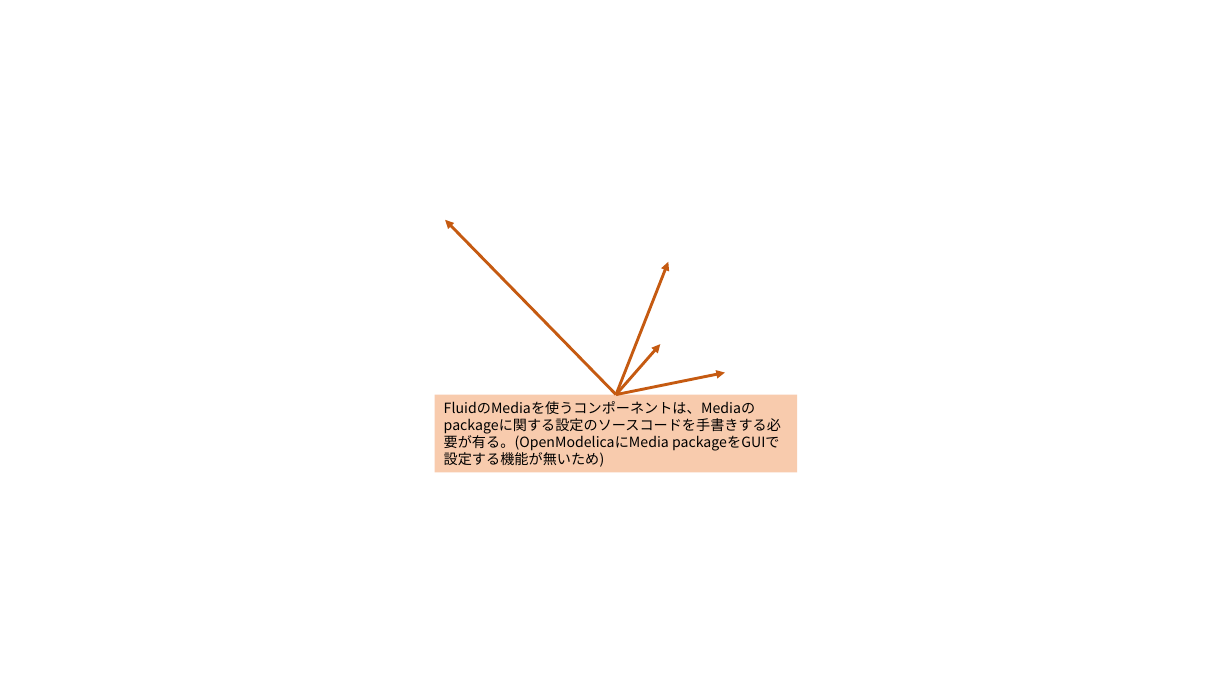
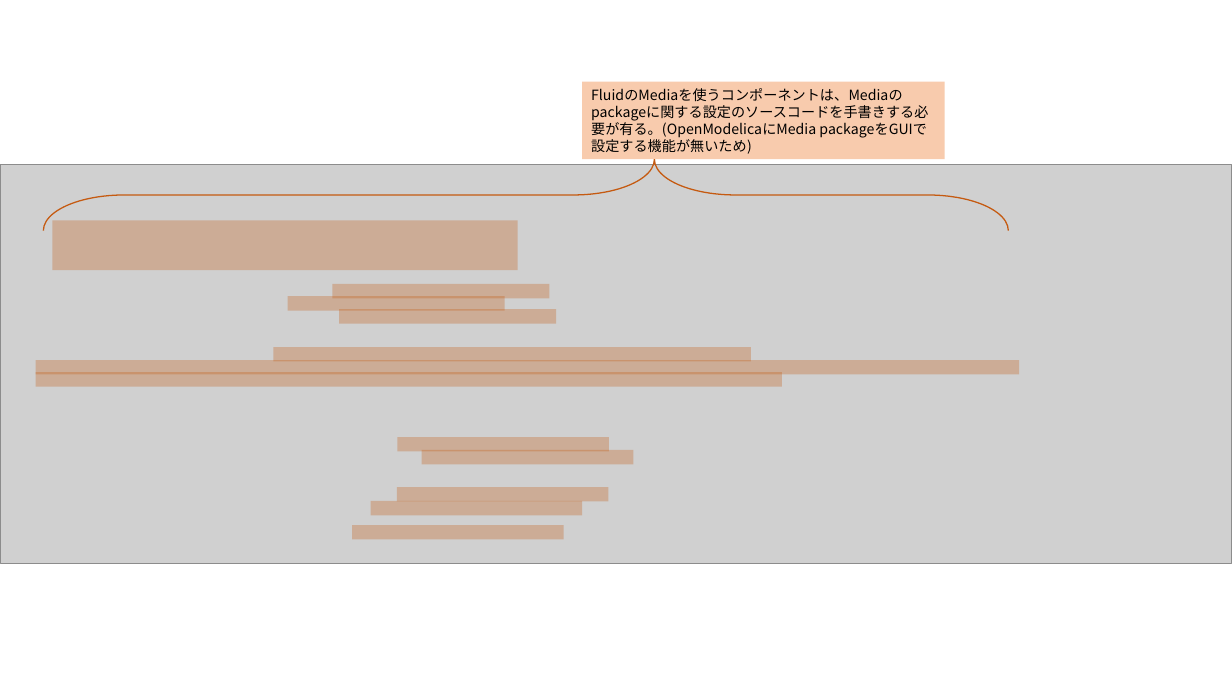
Before and after one commit to zeta-plusplus/WalkingInWorldOfThermoFluid, a slide deck: slide 2 of figs/makeFigs.pptx. Drawn at 1232x693 pixels with LibreOffice and Linux fonts; fonts in the diff are those of the drawing; grey boxes stand for pictures. Boxes give left, top, right and bottom in pixels: in the first picture for what was removed or moved away, otherwise in the second. Text is boxed around its words. In the diff, an @@ line names an element or a change of style, - is before the commit and + after.

```diff
--- a/figs/makeFigs.pptx
+++ b/figs/makeFigs.pptx
@@ rectangle "FluidのMediaを使うコンポーネントは、Mediaのpackageに関する設定のソースコードを手書きする必要が有る ...": place and size @@
-rectangle "FluidのMediaを使うコンポーネントは、Mediaのpackageに関する設定のソースコードを手書きする必要が有る ..." at bbox=[434, 395, 797, 472]
+rectangle "FluidのMediaを使うコンポーネントは、Mediaのpackageに関する設定のソースコードを手書きする必要が有る ..." at bbox=[582, 81, 945, 159]
@@ picture added at bbox=[0, 165, 1232, 563] @@
@@ right brace added at bbox=[44, 159, 1009, 231], outline #C55A11 1 pt @@
@@ rectangle added at bbox=[53, 221, 518, 271], fill #C55A11 at 30% opacity @@
@@ arrow removed from (616, 395) to (445, 220) @@
@@ arrow removed from (616, 395) to (668, 262) @@
@@ rectangle added at bbox=[287, 297, 505, 311], fill #C55A11 at 30% opacity @@
@@ rectangle added at bbox=[333, 284, 550, 299], fill #C55A11 at 30% opacity @@
@@ rectangle added at bbox=[339, 310, 556, 324], fill #C55A11 at 30% opacity @@
@@ rectangle added at bbox=[274, 348, 751, 362], fill #C55A11 at 30% opacity @@
@@ arrow removed from (616, 395) to (661, 344) @@
@@ rectangle added at bbox=[35, 372, 782, 387], fill #C55A11 at 30% opacity @@
@@ rectangle added at bbox=[36, 360, 1019, 375], fill #C55A11 at 30% opacity @@
@@ arrow removed from (616, 395) to (726, 372) @@
@@ rectangle added at bbox=[397, 437, 609, 452], fill #C55A11 at 30% opacity @@
@@ rectangle added at bbox=[421, 450, 633, 465], fill #C55A11 at 30% opacity @@
@@ rectangle added at bbox=[371, 501, 582, 516], fill #C55A11 at 30% opacity @@
@@ rectangle added at bbox=[397, 487, 609, 502], fill #C55A11 at 30% opacity @@
@@ rectangle added at bbox=[352, 525, 564, 540], fill #C55A11 at 30% opacity @@
```
Also in this commit, not shown: 3 slides added, 4 other files.
